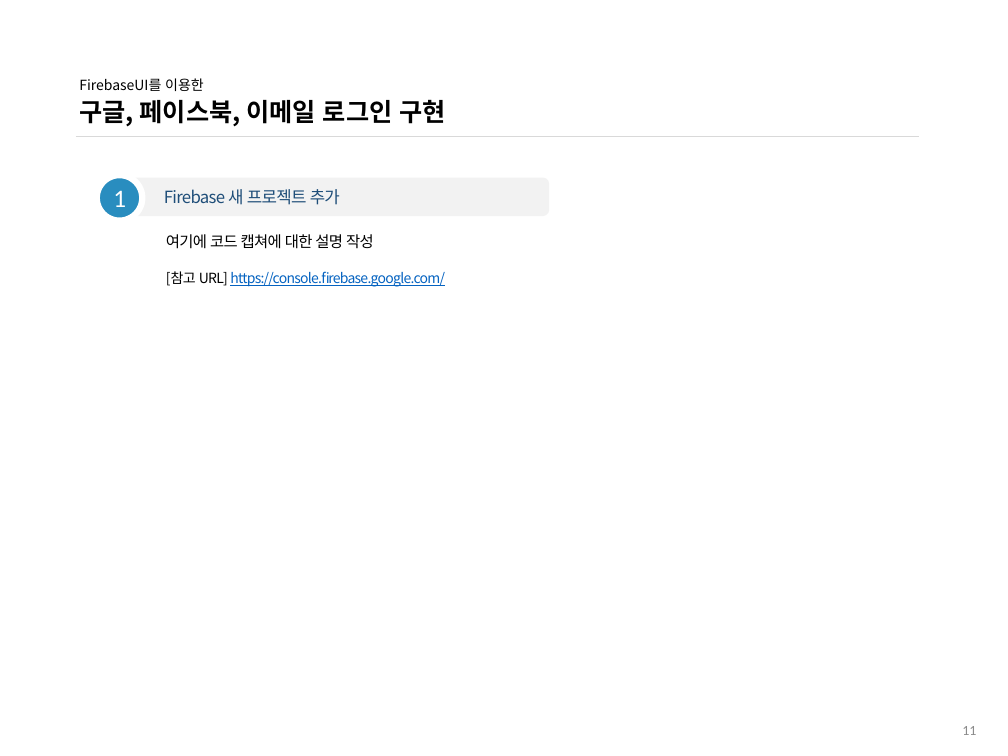
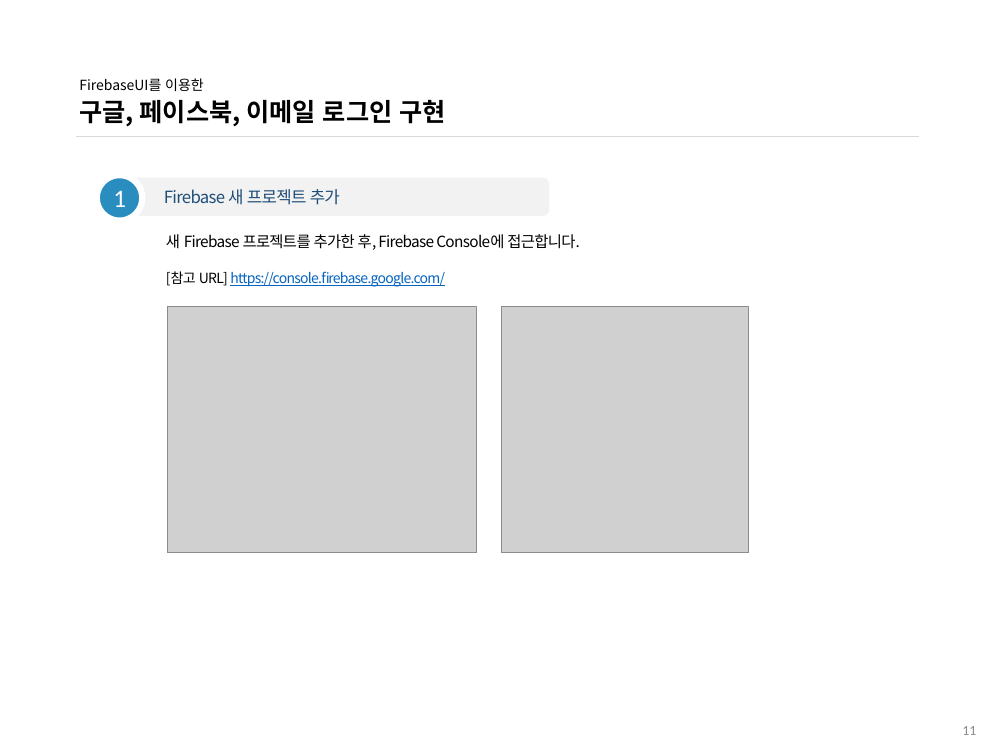
Before and after one commit to ddowon/vueStudy, a slide deck: slide 12 of 01.참고자료/191128_FirebaseUI 로그인 구현.pptx. Drawn at 1008x756 pixels with LibreOffice and Linux fonts; fonts in the diff are those of the drawing; grey boxes stand for pictures; background and template pictures are left out. Boxes give left, top, right and bottom in pixels: in the first picture for what was removed or moved away, otherwise in the second. Text is boxed around its words. In the diff, an @@ line names an element or a change of style, - is before the commit and + after.

Commit message:
12월 5일 15차 FirebaseUI 인증 스터디 자료 내용 보완

```diff
--- a/01.참고자료/191128_FirebaseUI 로그인 구현.pptx
+++ b/01.참고자료/191128_FirebaseUI 로그인 구현.pptx
@@ text at (166,234,580,250): text changed @@
-여기에 코드 캡쳐에 대한 설명 작성
+새 Firebase 프로젝트를 추가한 후, Firebase Console에 접근합니다.
@@ picture added at (167,306,477,552) @@
@@ picture added at (502,306,749,552) @@
```
Also in this commit, not shown: 4 other slides changed, 12 slides added.
